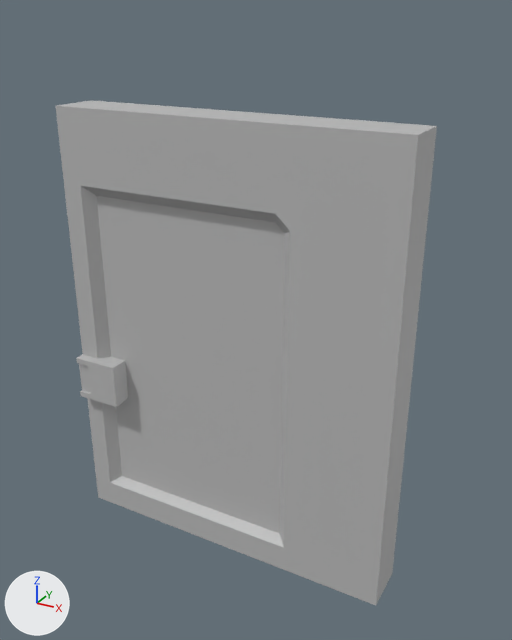
The FBX model 2.2 Indie game/Assets/BB/BBDoorRight.fbx, before and after one commit.
Before and after are seen from a 50 mm camera at (3.81, 1.82, 2.03) aimed at (2.67, 3.9, 0.99). Every picture has the same lights, and +X, +Y and +Z are marked at lower left. Where no turn or scale is listed for an object, it has been applied to the vertices.

Names of what the first picture shows: 'BBDoorRight'.
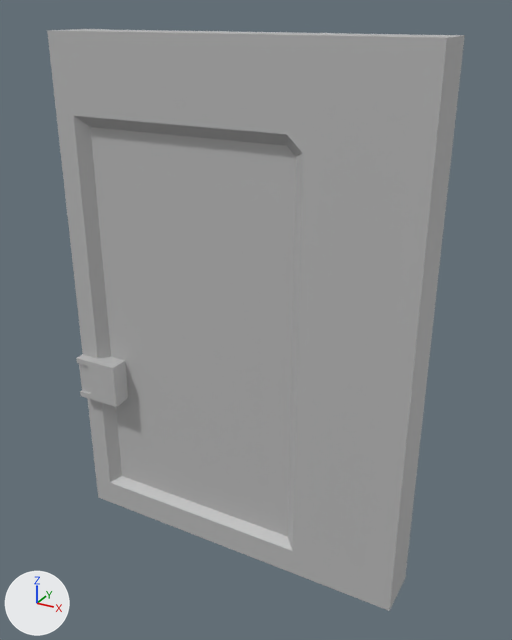
The newer file is also turned or shifted as a whole; pictures and numbers use the older file's frame.

Where the change shows, as pixel boxes (x1, y1, x2, y2) in the pictures (512 x 640 px; the box of a moved part takes in the faces that stretch with it):
```json
{"object": "BBDoorRight", "change": "reshaped", "before": [56, 100, 437, 605], "after": [47, 29, 465, 611], "on screen": "10% wider, 15% taller"}
{"part": 1, "of": "me_mesh", "change": "moved or reshaped", "before": [56, 100, 125, 360], "after": [47, 29, 125, 360]}
{"part": 2, "of": "me_mesh", "change": "moved or reshaped", "before": [103, 189, 276, 223], "after": [97, 118, 287, 146]}
{"part": 3, "of": "me_mesh", "change": "moved or reshaped", "before": [111, 198, 290, 411], "after": [105, 129, 303, 413]}
{"part": 4, "of": "me_mesh", "change": "moved or reshaped", "before": [128, 396, 410, 605], "after": [128, 400, 425, 611]}
{"part": 5, "of": "me_mesh", "change": "moved or reshaped", "before": [92, 103, 437, 420], "after": [85, 30, 465, 425]}
```

Scene script edits in JSON lines:
```json
{"block": "me_mesh", "where": "me_mesh.from_pydata(...)  # 106 vertices, 106 faces; spans x -0.66..0.66, y -0.13..0.13, z -0.85..0.85"}
{"block": "me_mesh", "where": "# used by ob_bbdoorright; location = (2.582, 3.863, 0.858)"}
{"block": "me_mesh", "change": "me_mesh part 1: all 18 vertices in x -0.66..-0.44, y -0.09..0.09, z 0.5..0.85 are moved by (0.0, 0.0, 0.25)"}
{"block": "me_mesh", "change": "me_mesh part 2: all 4 vertices in x 0.21..0.22, y -0.09..0.09, z 0.53..0.57 are moved by (0.03, 0.0, 0.25)"}
{"block": "me_mesh", "change": "me_mesh part 3: all 4 vertices in x 0.24..0.28, y -0.09..0.09, z 0.5..0.52 are moved by (0.04, 0.0, 0.25)"}
{"block": "me_mesh", "change": "me_mesh part 4: all 6 vertices in x 0.66, y -0.09..0.09, z -0.85..-0.06 are moved by (0.05, 0.0, 0.0)"}
{"block": "me_mesh", "change": "me_mesh part 5: all 2 vertices in x 0.66, y -0.09..0.09, z 0.85 are moved by (0.05, 0.0, 0.25)"}
```
